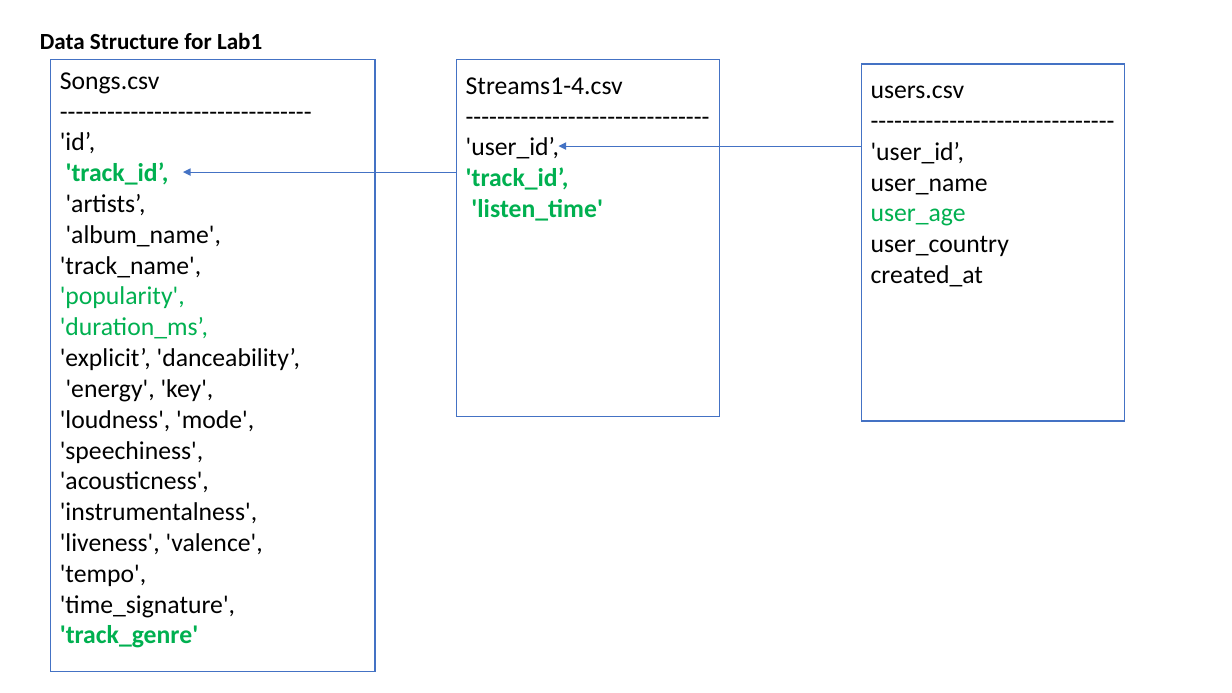
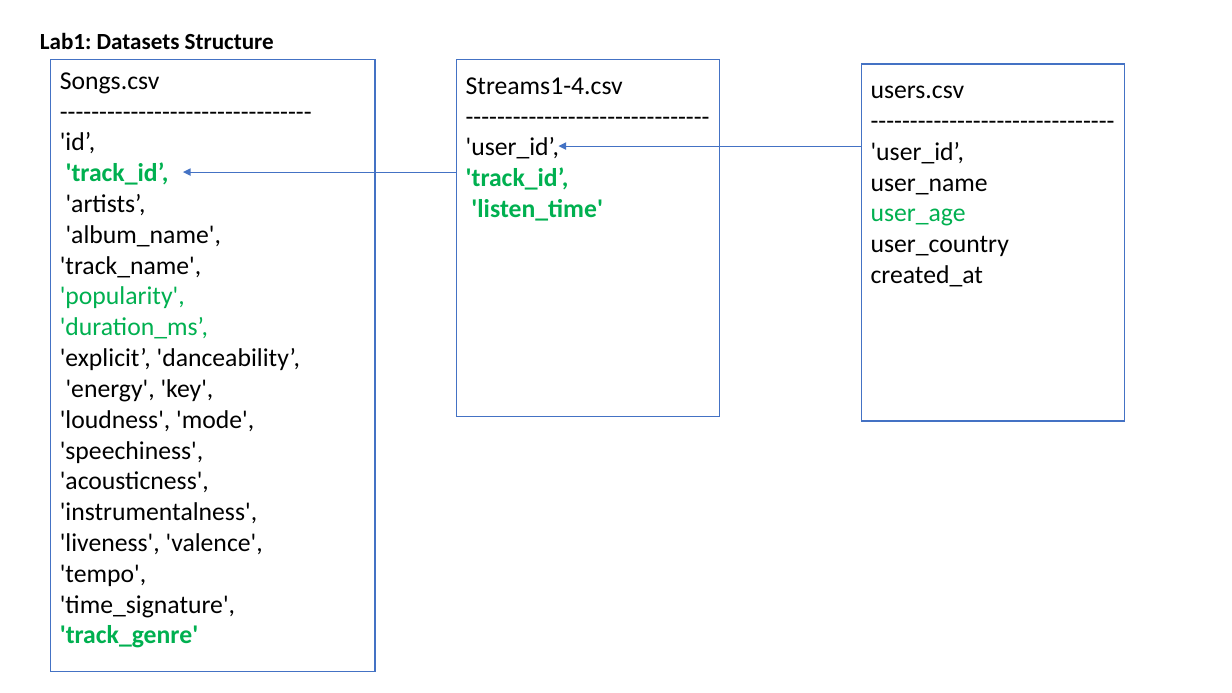
Before and after one commit to ting-18/studynotes-udemy-aws-de-labs, a slide deck: slide 1 of DiagramDrawing.pptx. Drawn at 1232x693 pixels with LibreOffice and Linux fonts; fonts in the diff are those of the drawing. Boxes give left, top, right and bottom in pixels: in the first picture for what was removed or moved away, otherwise in the second. Text is boxed around its words. In the diff, an @@ line names an element or a change of style, - is before the commit and + after.

```diff
--- a/DiagramDrawing.pptx
+++ b/DiagramDrawing.pptx
@@ text at bbox=[40, 32, 274, 49]: text changed @@
-Data Structure for Lab1
+Lab1: Datasets Structure
```
Also in this commit, not shown: 1 other slide changed, 1 slide added, 8 other files.
